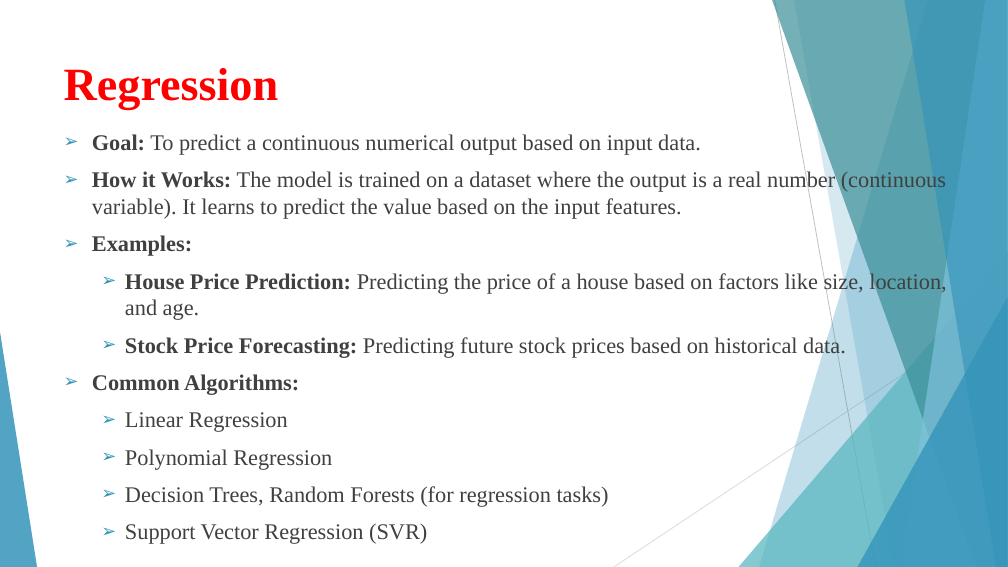
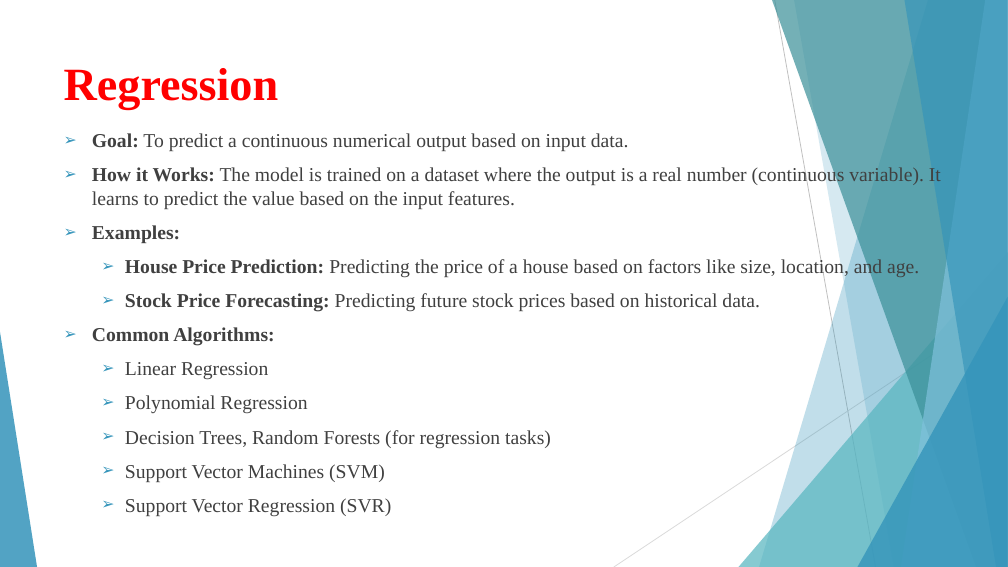
Before and after one commit to Lumumba1992/MEDIACREST, a slide deck: slide 16 of week4/Machine Learning Training Slides.pptm. Drawn at 1008x567 pixels with LibreOffice and Linux fonts; fonts in the diff are those of the drawing. Boxes give left, top, right and bottom in pixels: in the first picture for what was removed or moved away, otherwise in the second. Text is boxed around its words. In the diff, an @@ line names an element or a change of style, - is before the commit and + after.

```diff
--- a/week4/Machine Learning Training Slides.pptm
+++ b/week4/Machine Learning Training Slides.pptm
@@ text at (92,133,941,512): size 21.2 to 18.7 pt @@
@@ text at (125,464,385,482): paragraph added @@
+  ➢ Support Vector Machines (SVM)
```
Also in this commit, not shown: 1 other slide changed, 7 other files.
